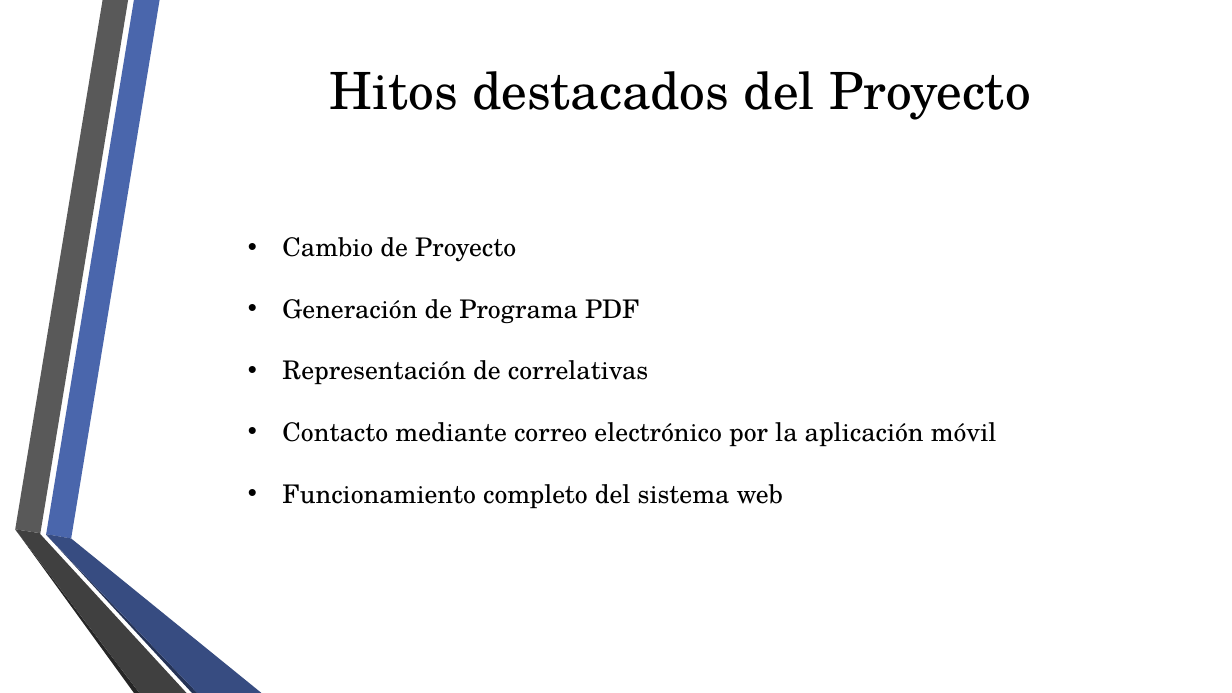
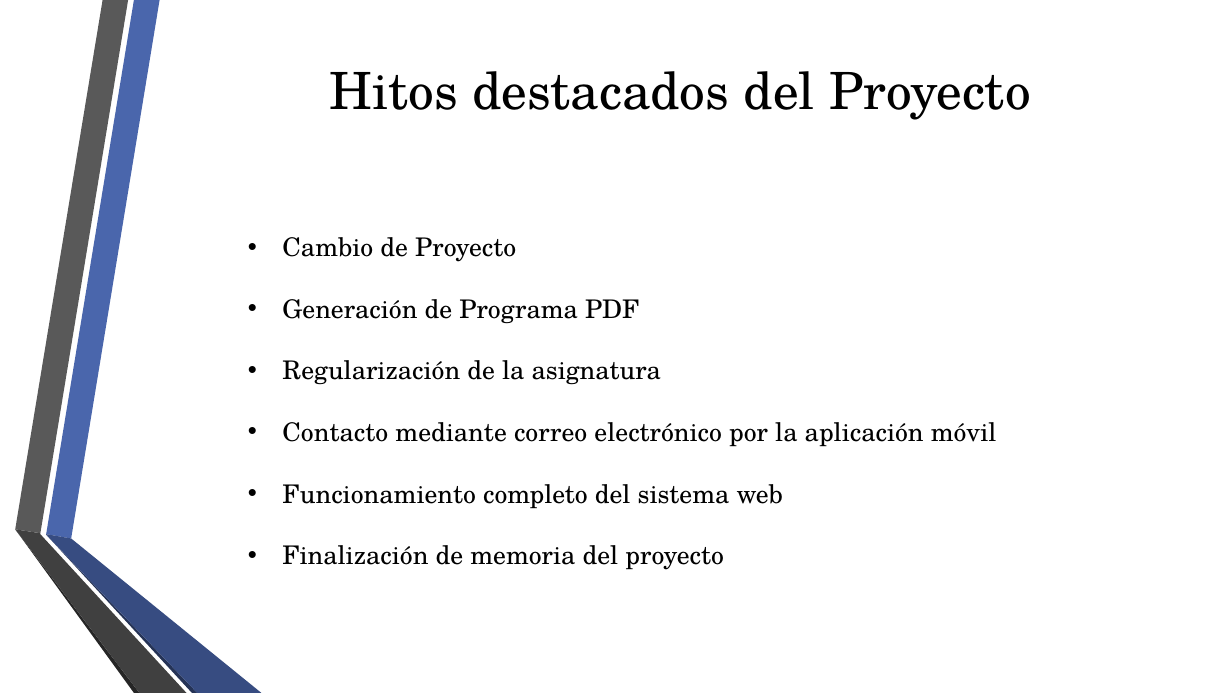
Before and after one commit to fge23/Sistema-VASPA, a slide deck: slide 8 of Presentaciones/Presentación VASPA - Diciembre 2020 - Examen Final/Presentación VASPA - Diciembre 2020 - Examen Final.pptx. Drawn at 1232x693 pixels with LibreOffice and Linux fonts; fonts in the diff are those of the drawing; background and template pictures are left out. Boxes give left, top, right and bottom in pixels: in the first picture for what was removed or moved away, otherwise in the second. Text is boxed around its words. In the diff, an @@ line names an element or a change of style, - is before the commit and + after.

Commit message:
Actualización memoria

```diff
--- a/Presentaciones/Presentación VASPA - Diciembre 2020 - Examen Final/Presentación VASPA - Diciembre 2020 - Examen Final.pptx
+++ b/Presentaciones/Presentación VASPA - Diciembre 2020 - Examen Final/Presentación VASPA - Diciembre 2020 - Examen Final.pptx
@@ text at [282, 360, 661, 385]: text changed @@
-• Representación de correlativas
+• Regularización de la asignatura
@@ text at [282, 545, 724, 570]: paragraph added @@
+• Finalización de memoria del proyecto
```
Also in this commit, not shown: 1 slide removed.
